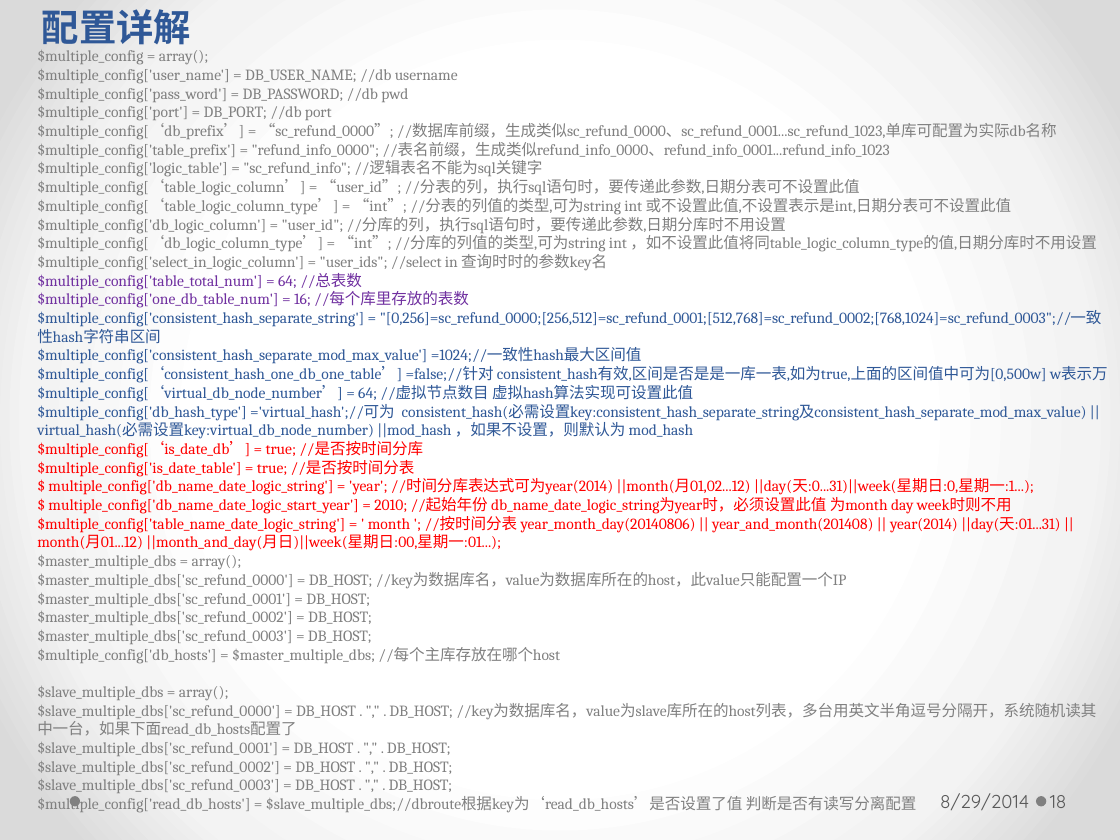
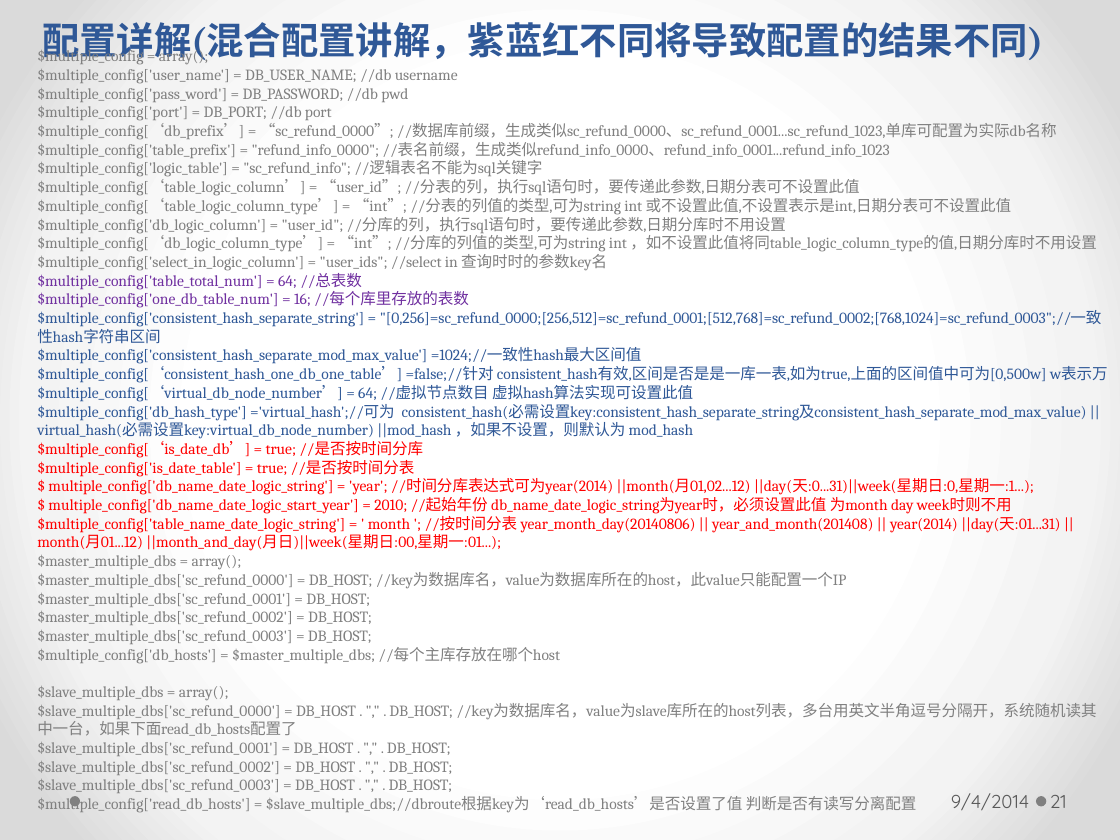
Before and after one commit to longhaisheng/dbroute, a slide deck: slide 21 of dbroute.pptx (slide 18 before the commit). Drawn at 1120x840 pixels with LibreOffice and Linux fonts; fonts in the diff are those of the drawing. Boxes give left, top, right and bottom in pixels: in the first picture for what was removed or moved away, otherwise in the second. Text is boxed around its words. In the diff, an @@ line names an element or a change of style, - is before the commit and + after.

```diff
--- a/dbroute.pptx
+++ b/dbroute.pptx
@@ text at (42, 22, 1043, 64): text changed @@
-配置详解
+配置详解(混合配置讲解，紫蓝红不同将导致配置的结果不同)
@@ text at (951, 793, 1029, 810): text changed @@
-8/29/2014
+9/4/2014
@@ page number at (1050, 795, 1067, 808): text changed @@
-18
+21
```
Also in this commit, not shown: 28 other slides changed, 3 slides added.
